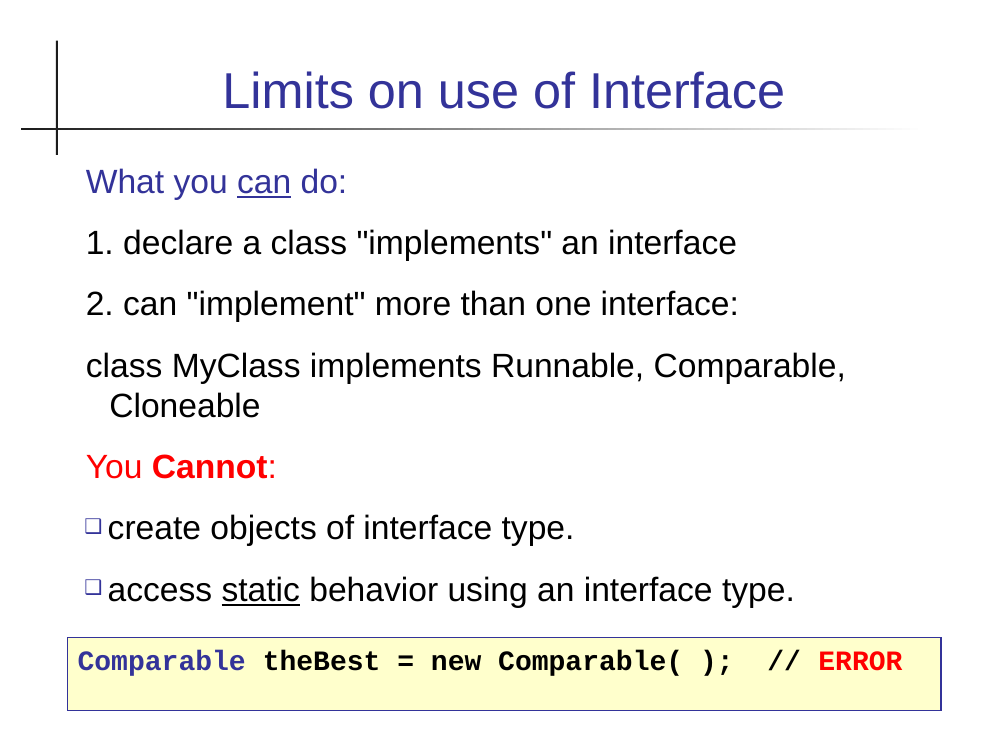
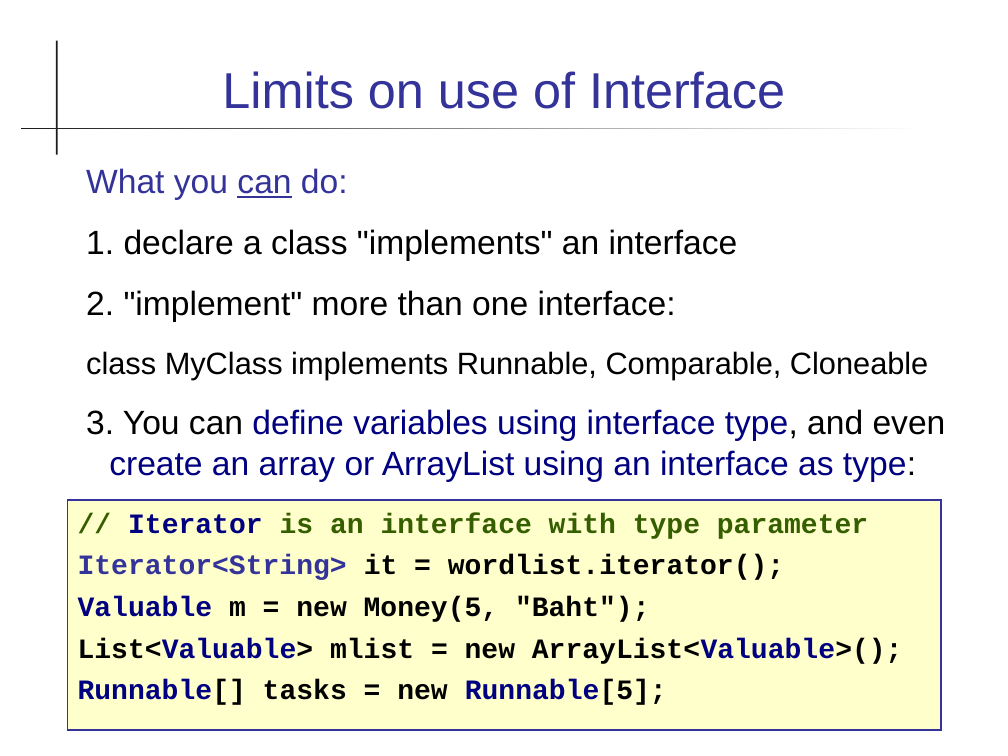
Before and after one commit to skeoop/skeoop.github.io, a slide deck: slide 8 of interface/Interfaces.ppt. Drawn at 1008x756 pixels with LibreOffice and Linux fonts; fonts in the diff are those of the drawing. Boxes give left, top, right and bottom in pixels: in the first picture for what was removed or moved away, otherwise in the second. Text is boxed around its words. In the diff, an @@ line names an element or a change of style, - is before the commit and + after.

Commit message:
improve slides on Interface, add PA1-ArrayIterator

```diff
--- a/interface/Interfaces.ppt
+++ b/interface/Interfaces.ppt
@@ text at (86, 168, 928, 379): size 24 to 22 pt in "class MyClass implements Runnable, Comparable, Cloneable" @@
@@ text at (86, 290, 676, 322): text changed @@
-2. can "implement" more than one interface:
+2. "implement" more than one interface:
@@ text at (86, 409, 946, 482): text changed; text colour #000000 to #000080 @@
-You Cannot:
-❑ create objects of interface type.
-❑ access static behavior using an interface type.
+3. You can define variables using interface type, and even create an array or ArrayList using an interface as type:
@@ rectangle added at (68, 500, 940, 730), fill #FFFFCC, outline #333399 0.99 pt, 20 pt, text #000000, bold @@
+// Iterator is an interface with type parameter
+Iterator<String> it = wordlist.iterator();
+Valuable m = new Money(5, "Baht");
+List<Valuable> mlist = new ArrayList<Valuable>();
+Runnable[] tasks = new Runnable[5];
@@ rectangle removed at (68, 637, 940, 710) @@
-Comparable theBest = new Comparable( ); // ERROR
```
Also in this commit, not shown: 12 other slides changed, 1 slide added, 16 other files.
